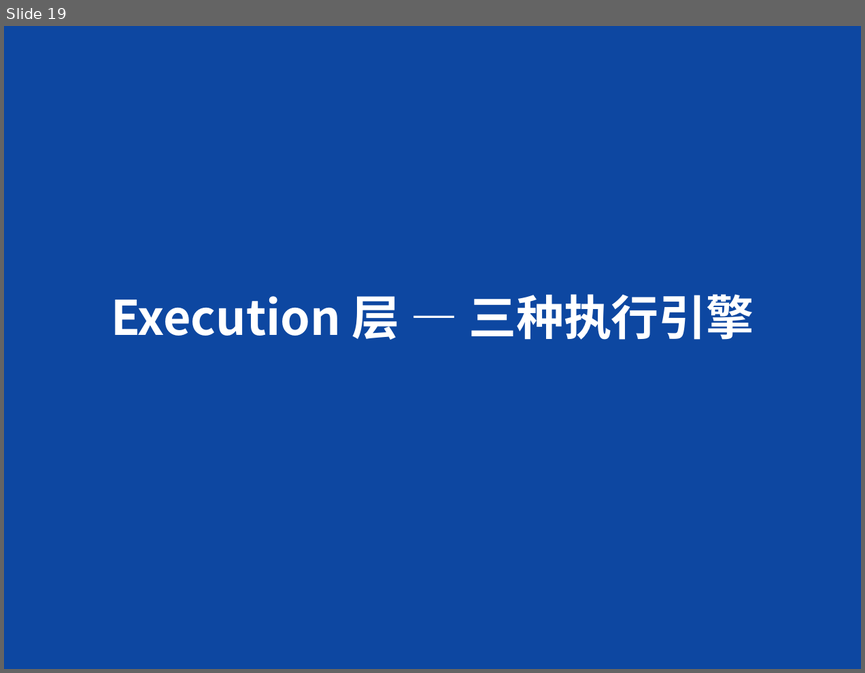
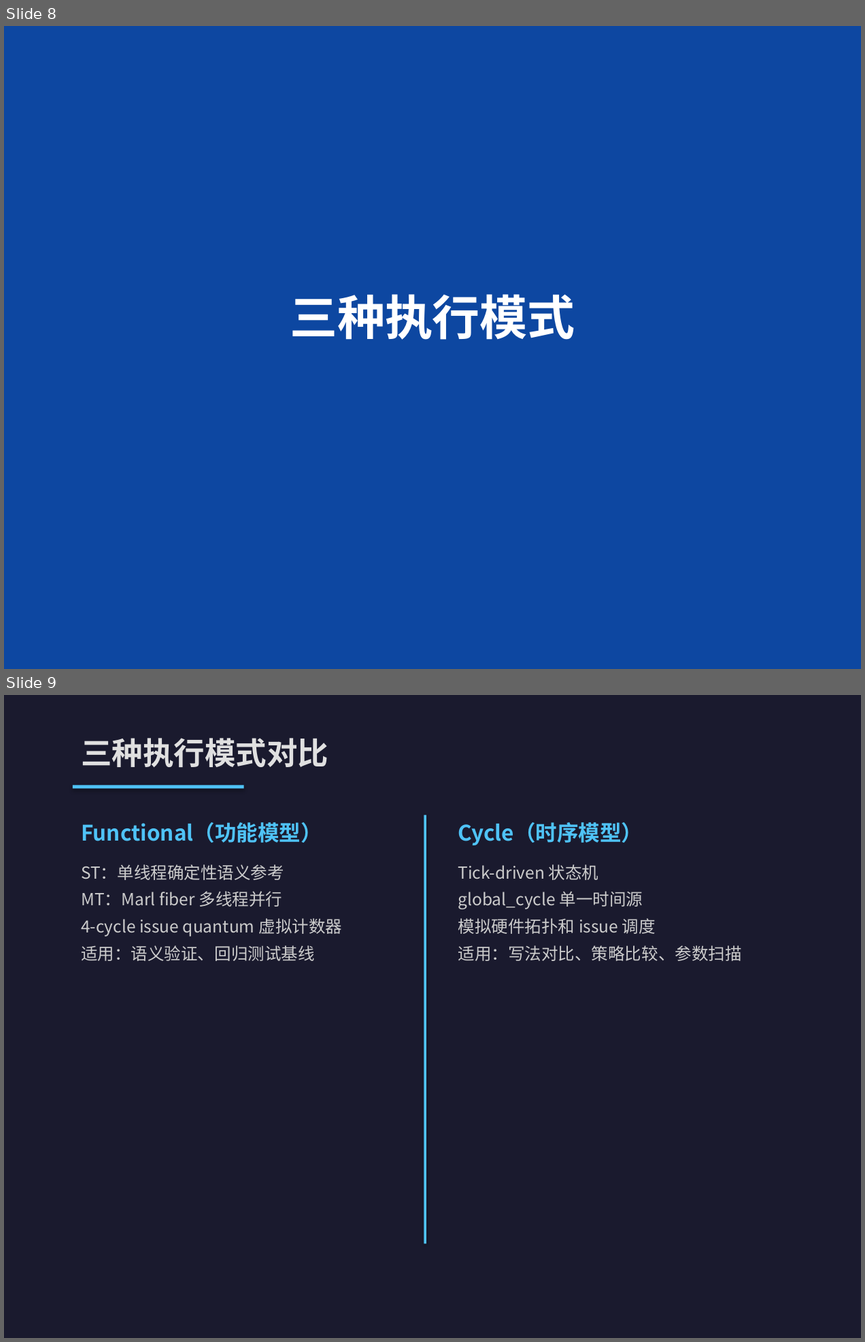
Before and after one commit to fire-emblem/gpu_model, a slide deck: docs/presentations/gpu_model_presentation.pptx. Shown one above the other, each under a label of ours: slide 19 before the commit, slides 8 and 9 after it. The pictures are 865x673 and 865x1342 pixels, drawn with LibreOffice and Linux fonts; fonts in the diff are those of the drawing. Boxes give left, top, right and bottom in pixels: in the first picture for what was removed or moved away, otherwise in the second. Text is boxed around its words. In the diff, an @@ line names an element or a change of style, - is before the commit and + after.

```diff
--- a/docs/presentations/gpu_model_presentation.pptx
+++ b/docs/presentations/gpu_model_presentation.pptx
@@ slide 9 added at <box>4,695,861,1338</box>, background #1A1A2E @@
@@ text added at <box>81,738,328,767</box>, 26 pt, text #E0E0E0, bold @@
+三种执行模式对比
@@ rectangle added at <box>73,785,244,788</box>, fill #4FC3F7 @@
@@ rectangle added at <box>424,815,426,1243</box>, fill #4FC3F7 @@
@@ text added at <box>81,822,322,843</box>, 18 pt, text #4FC3F7, bold @@
+Functional（功能模型）
@@ text added at <box>458,822,643,845</box>, 18 pt, text #4FC3F7, bold @@
+Cycle（时序模型）
@@ text added at <box>81,864,343,961</box>, 14 pt, text #CCCCCC @@
+ST：单线程确定性语义参考
+MT：Marl fiber 多线程并行
+4-cycle issue quantum 虚拟计数器
+适用：语义验证、回归测试基线
@@ text added at <box>458,864,742,961</box>, 14 pt, text #CCCCCC @@
+Tick-driven 状态机
+global_cycle 单一时间源
+模拟硬件拓扑和 issue 调度
+适用：写法对比、策略比较、参数扫描
@@ what was slide 19 is now slide 8 @@
@@ slide 8 changed as well @@
@@ text at <box>290,294,575,339</box>: text changed @@
-Execution 层 — 三种执行引擎
+三种执行模式
```
Also in this commit, not shown: 9 other slides changed, 18 other slides added, 30 slides removed, 25 other files.
